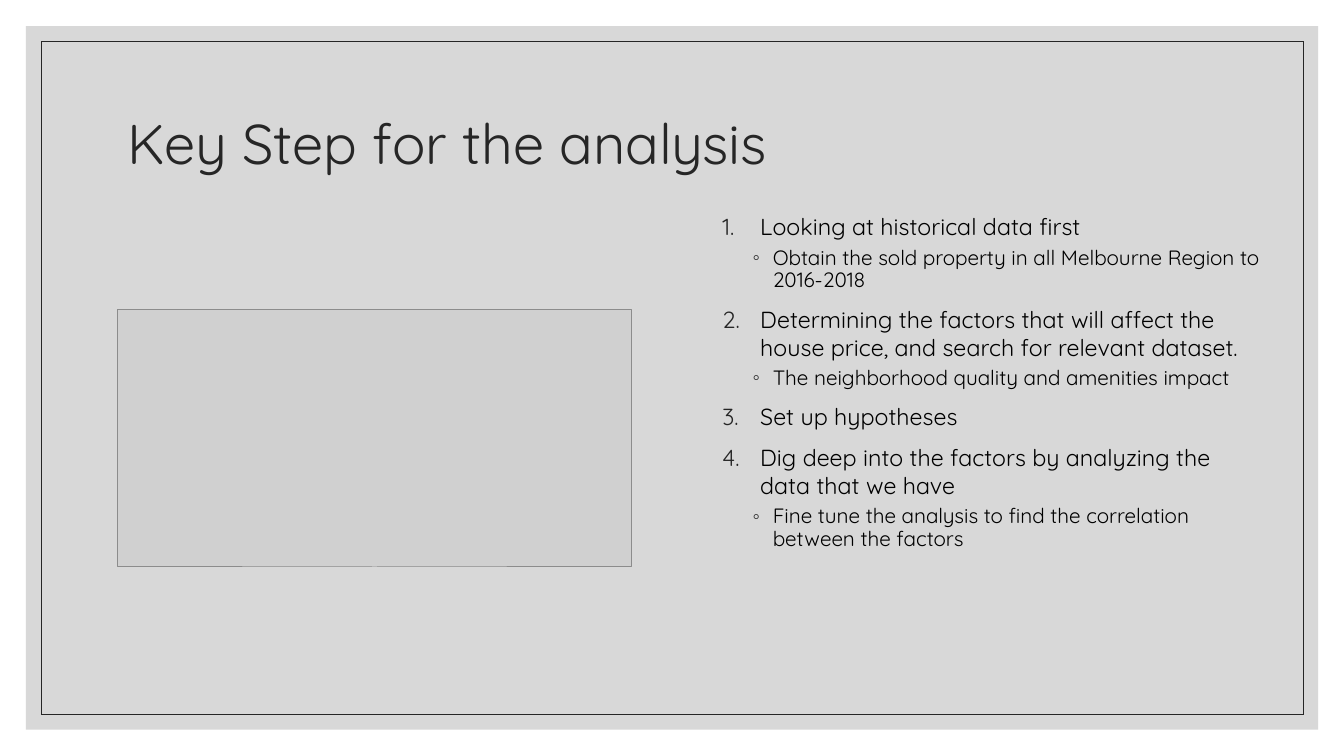
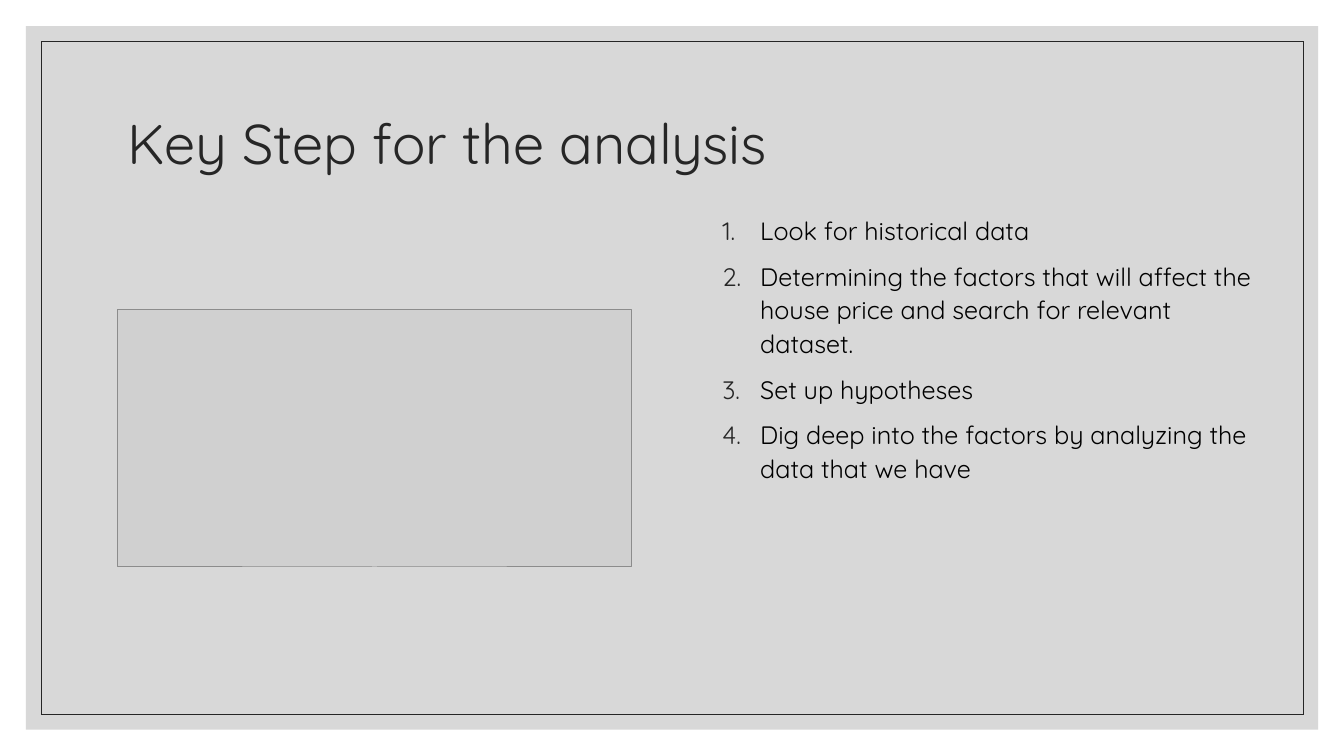
Before and after one commit to Franco1230/Data-Bootcamp-Project-1, a slide deck: slide 4 of Crime Rate Analysis/catherine part.pptx (slide 3 before the commit). Drawn at 1344x756 pixels with LibreOffice and Linux fonts; fonts in the diff are those of the drawing; grey boxes stand for pictures. Boxes give left, top, right and bottom in pixels: in the first picture for what was removed or moved away, otherwise in the second. Text is boxed around its words. In the diff, an @@ line names an element or a change of style, - is before the commit and + after.

Commit message:
updated presentation

```diff
--- a/Crime Rate Analysis/catherine part.pptx
+++ b/Crime Rate Analysis/catherine part.pptx
@@ text at (x1=760, y1=221, x2=1251, y2=354): text changed; size 16.6 to 18 pt @@
-1. Looking at historical data first
-  ◦ Obtain the sold property in all Melbourne Region to 2016-2018
-2. Determining the factors that will affect the house price, and search for relevant dataset.
-  ◦ The neighborhood quality and amenities impact
+1. Look for historical data
+2. Determining the factors that will affect the house price and search for relevant dataset.
@@ text at (x1=760, y1=380, x2=1247, y2=479): size 16.6 to 18 pt in "Set up hypotheses", "Dig deep into the factors by analyzing ..."; line spacing 1 to 1.1 @@
@@ text at (x1=773, y1=507, x2=1189, y2=546): paragraph removed @@
-  ◦ Fine tune the analysis to find the correlation between the factors
```
Also in this commit, not shown: 3 other slides changed, 23 slides added, 5 other files.
